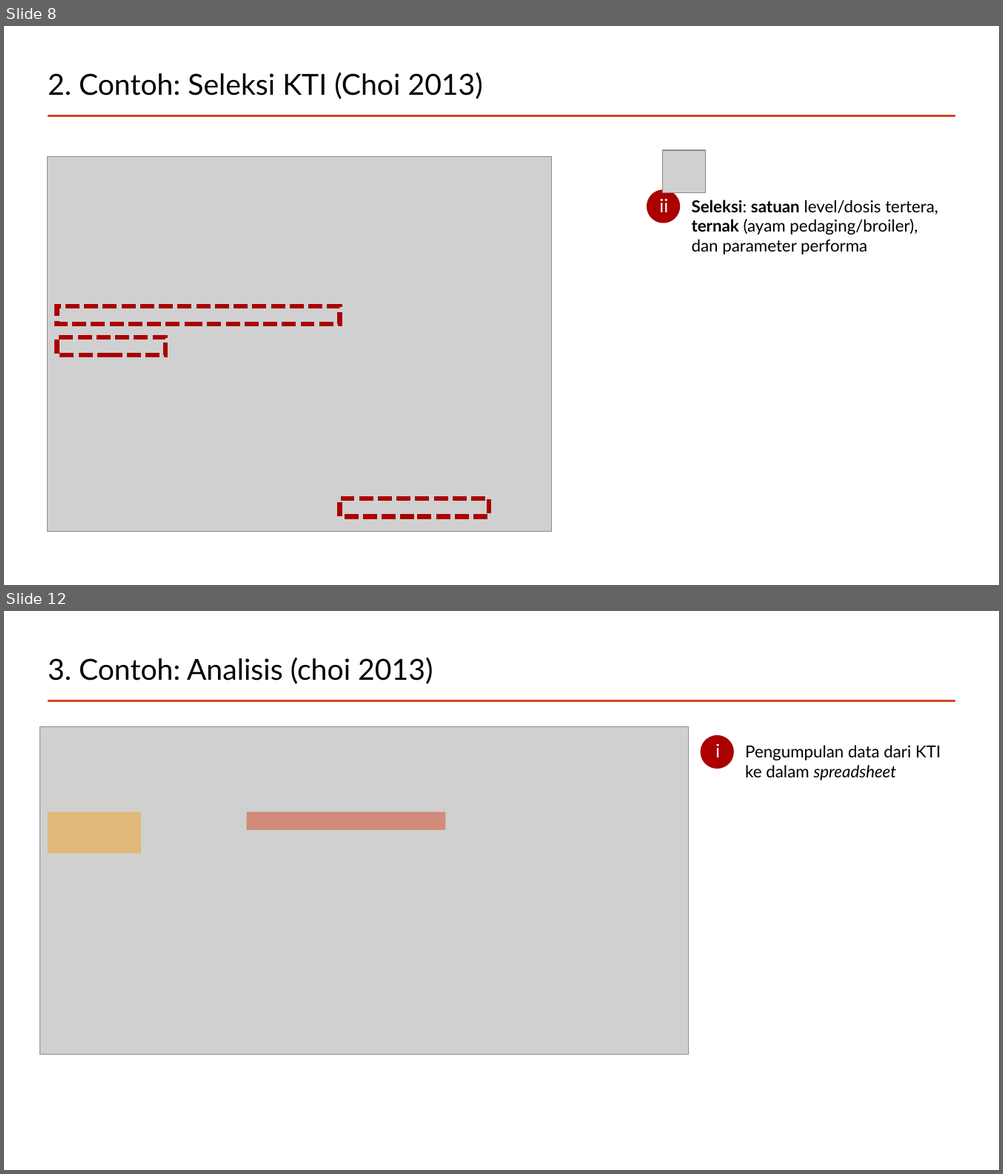
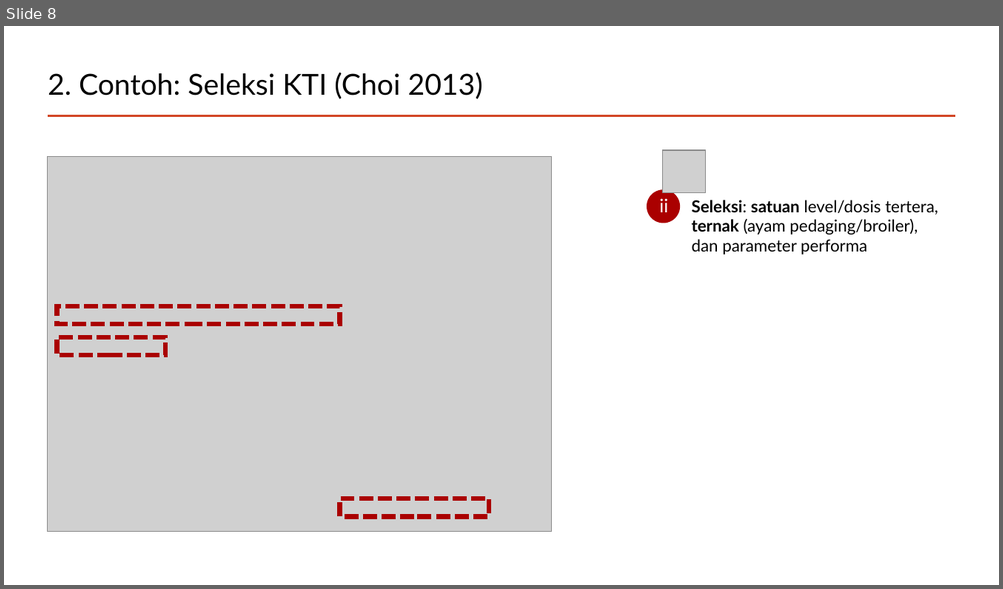
Before and after one commit to mohammad-miftakhus-sholikin/pelatihan-2020-metal, a slide deck: ch3_reference/Presentation_2022__Sholikin.pptx. Shown one above the other, each under a label of ours: slides 8 and 12 before the commit, slide 8 after it; the slides between them are not shown. The pictures are 1003x1174 and 1003x589 pixels, drawn with LibreOffice and Linux fonts; fonts in the diff are those of the drawing; grey boxes stand for pictures. Boxes give left, top, right and bottom in pixels: in the first picture for what was removed or moved away, otherwise in the second. Text is boxed around its words. In the diff, an @@ line names an element or a change of style, - is before the commit and + after.

```diff
--- a/ch3_reference/Presentation_2022__Sholikin.pptx
+++ b/ch3_reference/Presentation_2022__Sholikin.pptx
@@ slide 12 removed at (x1=4, y1=611, x2=999, y2=1170), background #FFFFFF; not listed: 1 template element that a slide beside it also shows @@
@@ title removed at (x1=48, y1=658, x2=432, y2=684) @@
-3. Contoh: Analisis (choi 2013)
@@ picture removed at (x1=40, y1=726, x2=688, y2=1054) @@
@@ ellipse removed at (x1=700, y1=735, x2=734, y2=769) @@
@@ text removed at (x1=715, y1=743, x2=720, y2=758) @@
-i
@@ text removed at (x1=745, y1=745, x2=940, y2=780) @@
-Pengumpulan data dari KTI ke dalam spreadsheet
@@ rectangle removed at (x1=47, y1=812, x2=141, y2=854) @@
@@ rectangle removed at (x1=247, y1=812, x2=446, y2=829) @@
```
Also in this commit, not shown: 4 slides changed, 3 slides added.
